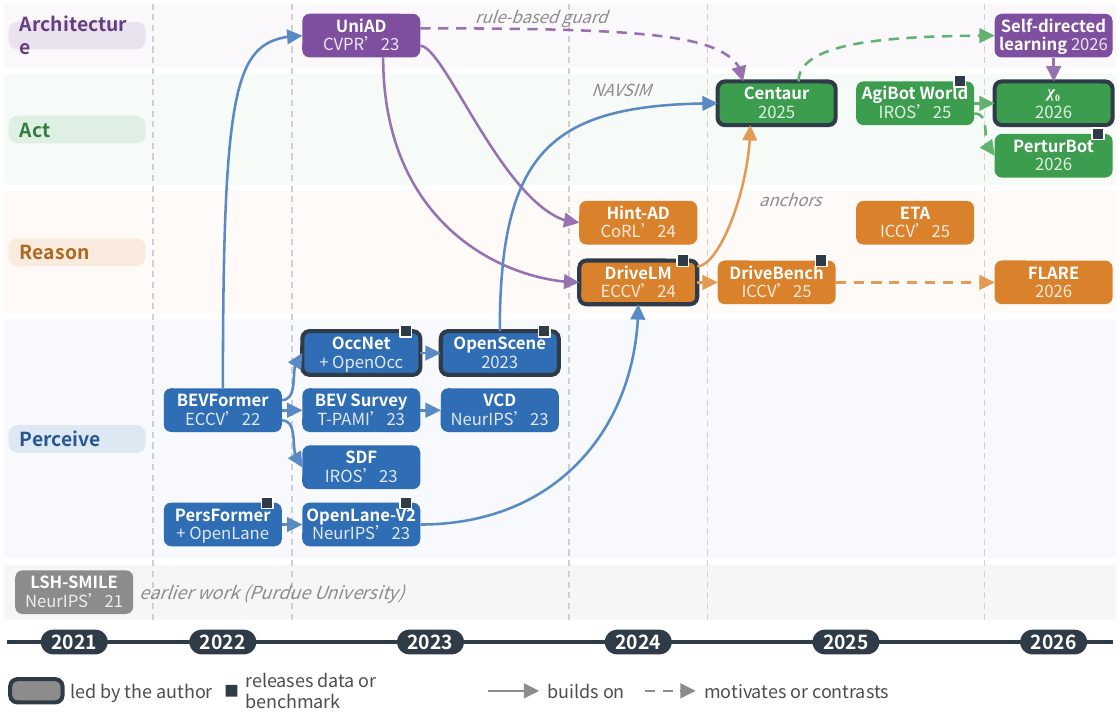
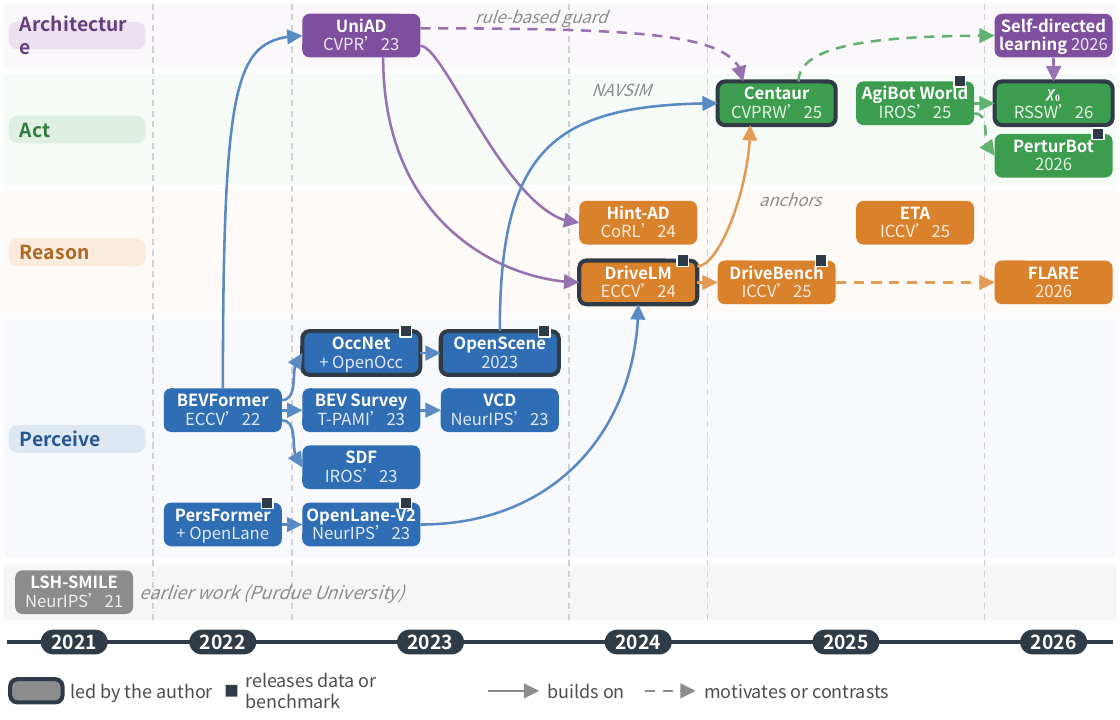
Before and after one commit to ChonghaoSima/hku-thesis-overleaf, a slide deck: slide 1 of ch-methodology/figures/lineage.pptx. Drawn at 1120x720 pixels with LibreOffice and Linux fonts; fonts in the diff are those of the drawing. Boxes give left, top, right and bottom in pixels: in the first picture for what was removed or moved away, otherwise in the second. Text is boxed around its words. In the diff, an @@ line names an element or a change of style, - is before the commit and + after.

```diff
--- a/ch-methodology/figures/lineage.pptx
+++ b/ch-methodology/figures/lineage.pptx
@@ text in rounded rectangle at [731,104,822,118]: text changed @@
-2025
+CVPRW’25
@@ text in rounded rectangle at [1014,104,1094,118]: text changed @@
-2026
+RSSW’26
```
Also in this commit, not shown: 8 other files.
